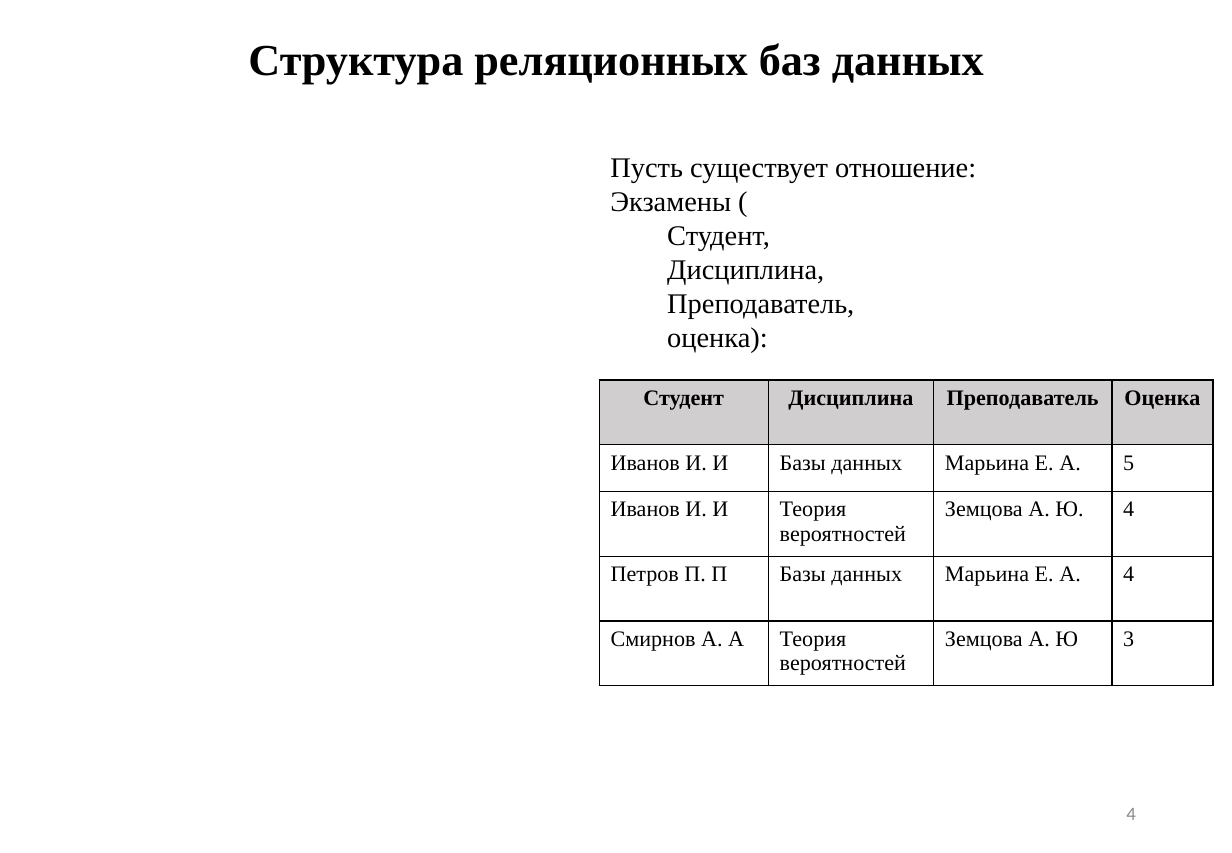
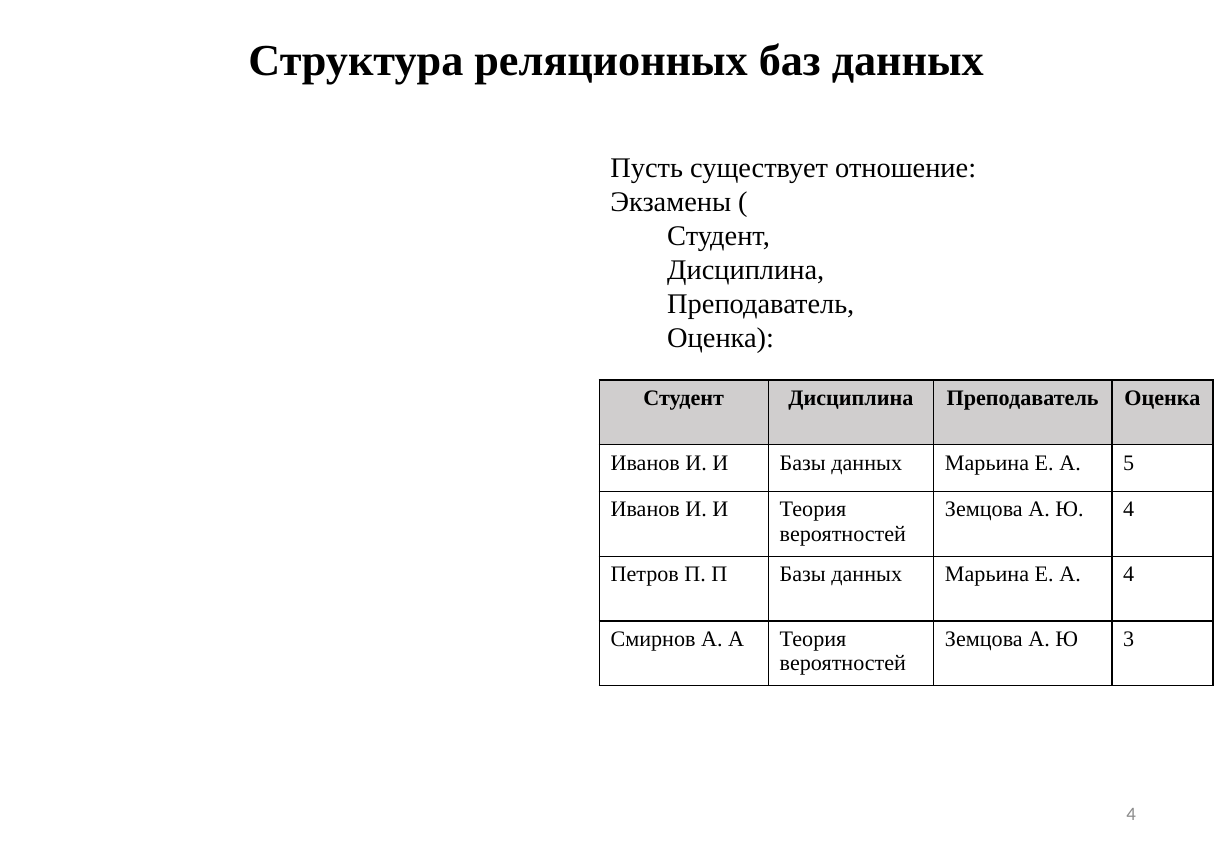
Before and after one commit to sampletext117/auto_normalization, a slide deck: slide 4 of ИУ7-85Б_Зуев_През_ВКР_4версия.pptx. Drawn at 1232x853 pixels with LibreOffice and Linux fonts; fonts in the diff are those of the drawing; grey boxes stand for pictures. Boxes give left, top, right and bottom in pixels: in the first picture for what was removed or moved away, otherwise in the second. Text is boxed around its words. In the diff, an @@ line names an element or a change of style, - is before the commit and + after.

```diff
--- a/ИУ7-85Б_Зуев_През_ВКР_4версия.pptx
+++ b/ИУ7-85Б_Зуев_През_ВКР_4версия.pptx
@@ text at (667,327,774,353): text changed @@
-оценка):
+Оценка):
```
Also in this commit, not shown: 5 other slides changed, 5 other files.
